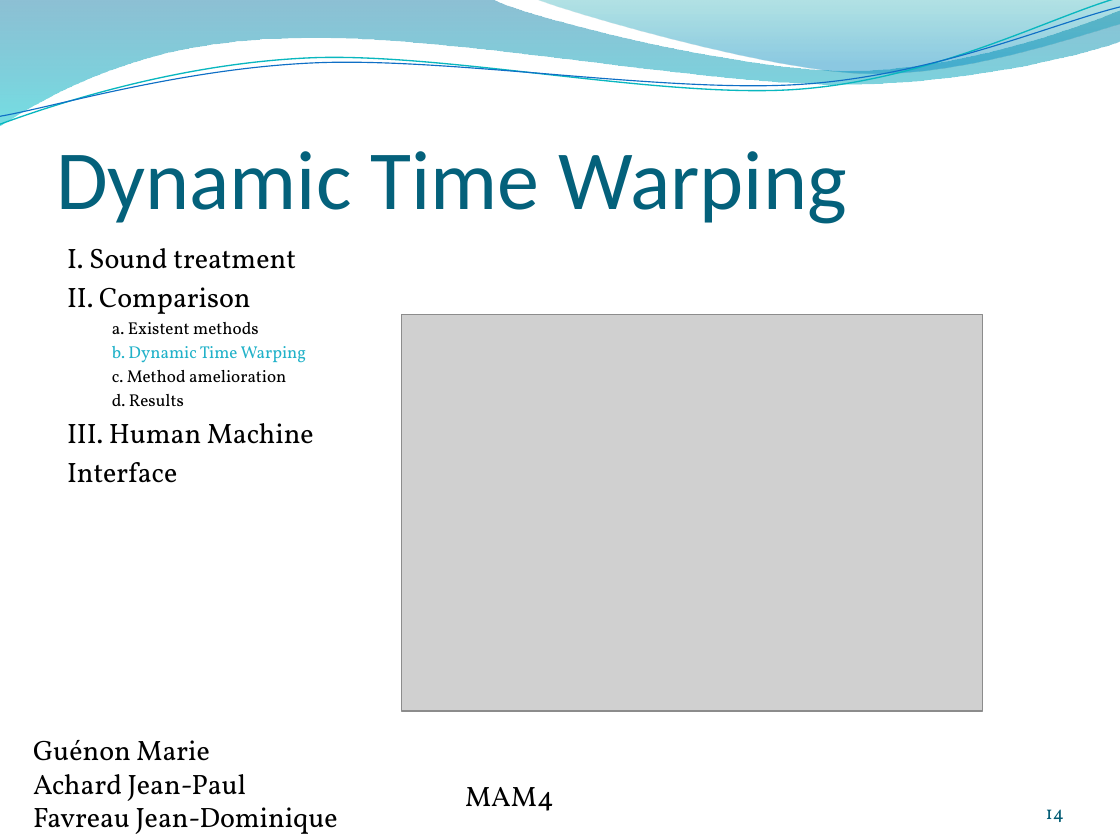
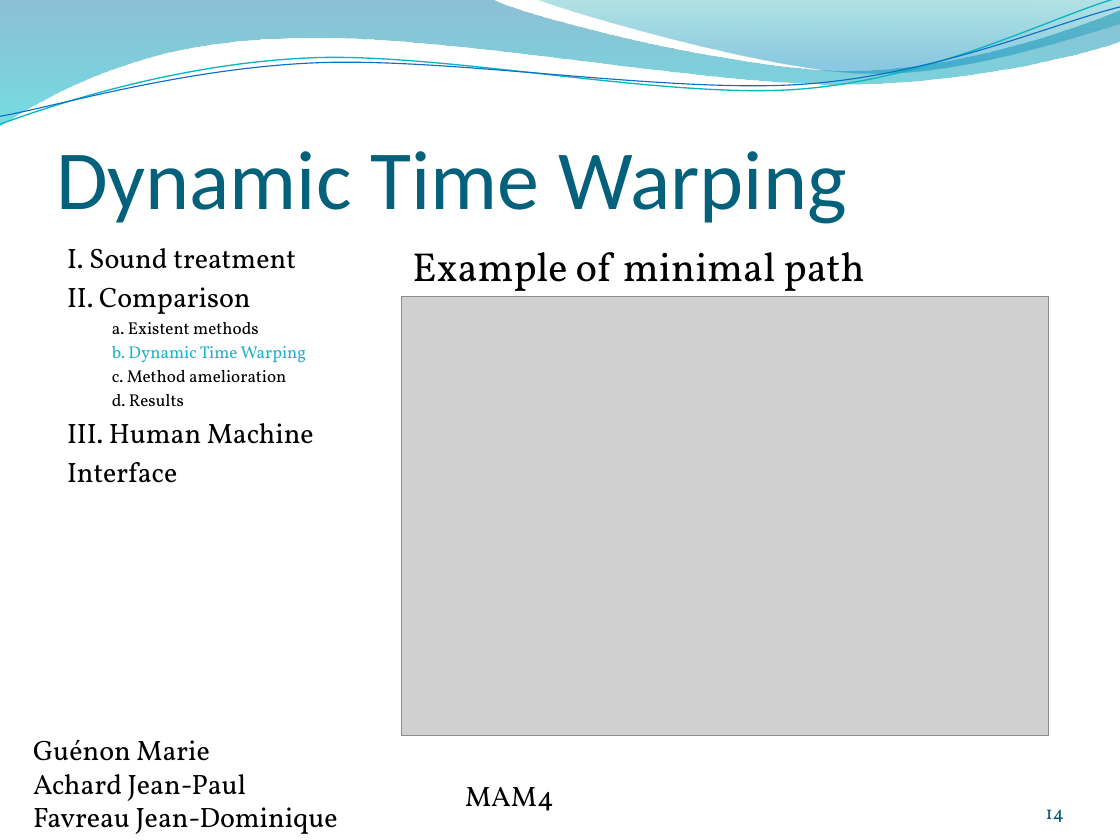
Before and after one commit to jeando/projetS7, a slide deck: slide 14 of annexes/Word_recognition.pptx. Drawn at 1120x840 pixels with LibreOffice and Linux fonts; fonts in the diff are those of the drawing; grey boxes stand for pictures; background and template pictures are left out. Boxes give left, top, right and bottom in pixels: in the first picture for what was removed or moved away, otherwise in the second. Text is boxed around its words. In the diff, an @@ line names an element or a change of style, - is before the commit and + after.

```diff
--- a/annexes/Word_recognition.pptx
+++ b/annexes/Word_recognition.pptx
@@ text added at (x1=412, y1=252, x2=865, y2=299), 26 pt, text #000000 @@
+Example of minimal path
@@ picture resized from (x1=401, y1=315, x2=982, y2=711) to (x1=401, y1=297, x2=1048, y2=736) @@
```
Also in this commit, not shown: 1 slide added, 1 other file.
